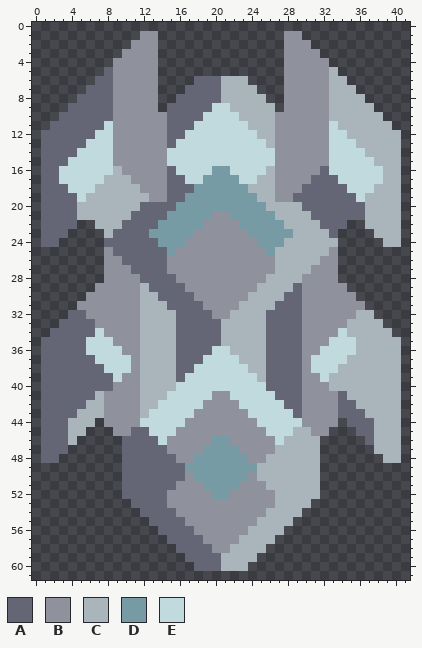
A pixel-art sprite gets an edit: core/assets-raw/sprites/units/weapons/aquila-equip2.png. The first picture shows the starting point.
The file is 42x62 pixels.
Palette (. is transparent): A #646676  B #8f919c  C #aab4bb  D #779ba5  E #c0dadd
The same view after the edit:
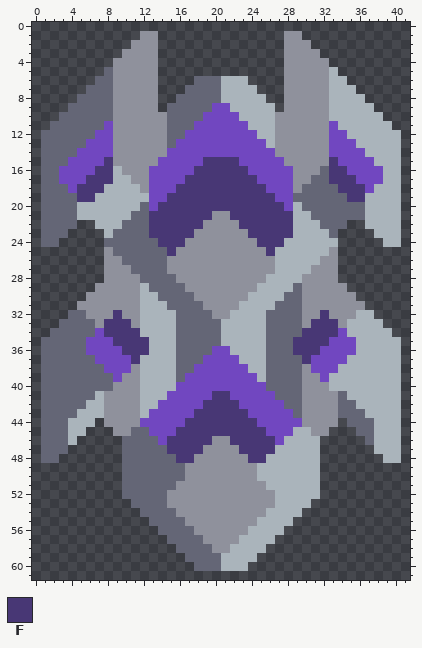
Colours new in this view: F #483775
Difference:
colour E: #c0dadd -> #7147c0
Changed rows in their new state; - is a pixel that keeps its letter.
first column x 5:
15 ---F-----E----FFFF----E-----F---
16 --FF----EEE--FFFFFF--EEE----FF--
17 -FFF----EEEEFFFFFFFFEEEE----FFF-
18 FFF-----EEEFFFFFFFFFFEEE-----FFF
19 FF------EEFFFFFFFFFFFFEE------FF
20 --------EFFFFFFFFFFFFFFE--------
21 --------FFFFFFF--FFFFFFF--------
22 --------FFFFFF----FFFFFF--------
23 --------FFFFF------FFFFF--------
24 ---------FFF--------FFF---------
25 ----------F----------F----------
first column x 8:
32 -F----------------------F-
33 FFF--------------------FFF
34 FFFF------------------FFFF
35 -FFFF----------------FFFF-
36 --FFF----------------FFF--
37 ---F------------------F---
first column x 15:
41 -----FF-----
42 ----FFFF----
43 ---FFFFFF---
44 --FFFFFFFF--
45 -FFFFFFFFFF-
46 FFFFFBBFFFFF
47 FFFFBBBBFFFF
48 -FFBBBBBBFF-
49 --BBBBBBBB--
50 ---BBBBBB---
51 ----BBBB----
52 -----BB-----
Boxes around the changes in both pictures, in picture pixels (x1, y1, x2, y2):
changed: (149, 103, 293, 256)
changed: (59, 121, 113, 202)
changed: (329, 121, 383, 202)
changed: (86, 310, 356, 499)
